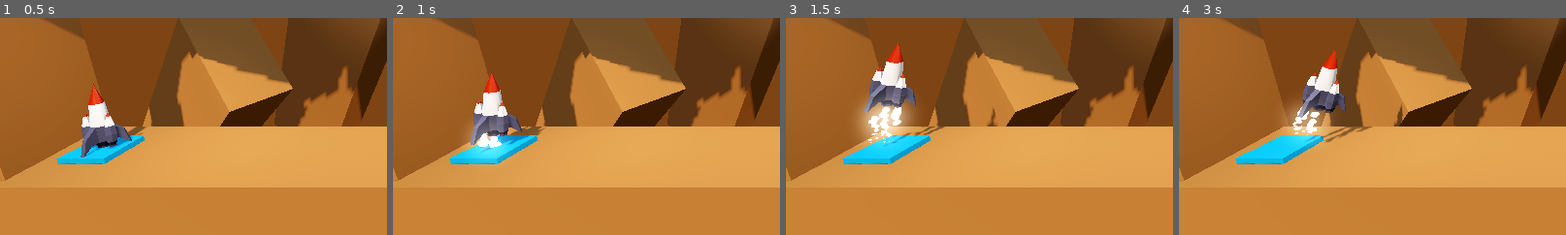
Above: before the commit, frames 1-4 (left to right).
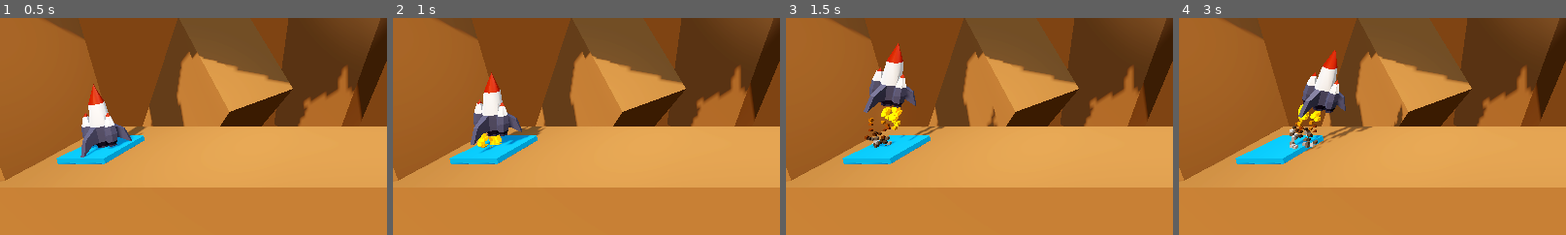
Above: after the commit, the same moments.

Repository: LukasVasi/godot-project-boost
Game: Godot game, scene res://levels/level_1.tscn
Two runs of this game, one before a commit and one after it. Both use one fixed random seed, a clock stepped at 60 frames per second and the inputs below.
Inputs:
- Up to frame 1 (0.5 s): no input
- Up to frame 2 (1 s): tap Enter at 0.5 s; hold D (rotate_right) from 0.53 s (still down); hold W (boost) from 0.53 s (still down)
- Up to frame 3 (1.5 s): release D (rotate_right) at 1.28 s; release W (boost) at 1.28 s; hold A (rotate_left) from 1.28 s (still down); tap W (boost) at 1.35 s
- Up to frame 4 (3 s): release A (rotate_left) at 2.03 s; hold W (boost) 2.03-2.78 s; hold D (rotate_right) from 2.03 s (still down); tap W (boost) at 2.85 s
The pictures show only the part of the screen within x 0-50%, y 43-93%; the shares and areas given below are measured in that part.

Frame 1 is identical in both runs. In frame 2, 1.5% of the frame differs, in the area x 19-31%, y 47-66%; in frame 3, 2.8%, in the area x 18-40%, y 34-60%; in frame 4, 2.0%.

Commit message:
Changed booster particles

Diff:
--- a/player.tscn
+++ b/player.tscn
@@ -144,6 +144,48 @@
 [sub_resource type="ConvexPolygonShape3D" id="ConvexPolygonShape3D_efww8"]
 points = PackedVector3Array(-0.862081, -0.801713, -0.454021, -0.784616, -0.801713, -0.588342, -0.0776346, -0.801713, 0. …(1374 unchanged characters)…
 
+[sub_resource type="Gradient" id="Gradient_uhnbe"]
+offsets = PackedFloat32Array(0, 0.204473, 0.434505, 0.578275, 0.830671, 1)
+colors = PackedColorArray(0.972657, 0.532455, 0, 1, 0.900906, 0.621547, 7.70092e-07, 1, 0.494109, 0.213252, 0, 1, 0.230416, 0.1752, 0.12535, 1, 0.436467, 0.373439, 0.309471, 1, 0.813258, 0.813258, 0.813258, 1)
+
+[sub_resource type="GradientTexture1D" id="GradientTexture1D_55115"]
+gradient = SubResource("Gradient_uhnbe")
+
+[sub_resource type="Curve" id="Curve_5xj4m"]
+_data = [Vector2(0, 1), 0.0, 0.0, 0, 0, Vector2(0.460411, 0), 0.0, 0.0, 0, 0]
+point_count = 2
+
+[sub_resource type="CurveTexture" id="CurveTexture_i4aha"]
+curve = SubResource("Curve_5xj4m")
+
+[sub_resource type="Curve" id="Curve_w7ove"]
+max_value = 2.0
+_data = [Vector2(0, 1.71577), 0.0, 0.242917, 0, 0, Vector2(0.472141, 0.863061), 0.0, 0.0, 0, 0, Vector2(1, 1.19217), 0.0, 0.0, 0, 0]
+point_count = 3
+
+[sub_resource type="CurveTexture" id="CurveTexture_0capg"]
+curve = SubResource("Curve_w7ove")
+
+[sub_resource type="ParticleProcessMaterial" id="ParticleProcessMaterial_7he3w"]
+direction = Vector3(0, -1, 0)
+spread = 15.0
+initial_velocity_min = 3.0
+initial_velocity_max = 5.0
+gravity = Vector3(0, 0, 0)
+damping_min = 9.0
+damping_max = 9.0
+scale_max = 1.2
+scale_curve = SubResource("CurveTexture_0capg")
+color_ramp = SubResource("GradientTexture1D_55115")
+emission_curve = SubResource("CurveTexture_i4aha")
+
+[sub_resource type="StandardMaterial3D" id="StandardMaterial3D_pomlp"]
+vertex_color_use_as_albedo = true
+
+[sub_resource type="BoxMesh" id="BoxMesh_aksjj"]
+material = SubResource("StandardMaterial3D_pomlp")
+size = Vector3(0.1, 0.1, 0.1)
+
 [node name="Player" type="RigidBody3D"]
 axis_lock_linear_z = true
 axis_lock_angular_x = true
@@ -172,16 +214,25 @@
 stream = ExtResource("4_jswhb")
 
 [node name="BoosterParticles" parent="." instance=ExtResource("5_d72cm")]
-transform = Transform3D(1, 0, 0, 0, 1, 0, 0, 0, 1, 0, -0.764725, 0)
+transform = Transform3D(1, 0, 0, 0, 1, 0, 0, 0, 1, 0, -0.742895, -0.0557708)
 emitting = false
+lifetime = 0.6
+process_material = SubResource("ParticleProcessMaterial_7he3w")
+draw_pass_1 = SubResource("BoxMesh_aksjj")
 
 [node name="RightBoosterParticles" parent="." instance=ExtResource("5_d72cm")]
-transform = Transform3D(0.958902, 0, 0, 0, 1, 0, 0, 0, 1, 0.493835, -0.687332, 0)
+transform = Transform3D(1, 0, 0, 0, 1, 0, 0, 0, 1, 0.5, -0.68, 0.04)
 emitting = false
+lifetime = 0.6
+process_material = SubResource("ParticleProcessMaterial_7he3w")
+draw_pass_1 = SubResource("BoxMesh_aksjj")
 
 [node name="LeftBoosterParticles" parent="." instance=ExtResource("5_d72cm")]
-transform = Transform3D(0.958902, 0, 0, 0, 1, 0, 0, 0, 1, -0.493835, -0.687332, 0)
+transform = Transform3D(1, 0, 0, 0, 1, 0, 0, 0, 1, -0.5, -0.68, 0.04)
 emitting = false
+lifetime = 0.6
+process_material = SubResource("ParticleProcessMaterial_7he3w")
+draw_pass_1 = SubResource("BoxMesh_aksjj")
 
 [node name="ExplosionParticles" parent="." instance=ExtResource("6_mw7sq")]
 
Not shown: 1 places in player.tscn that only renumber resources
